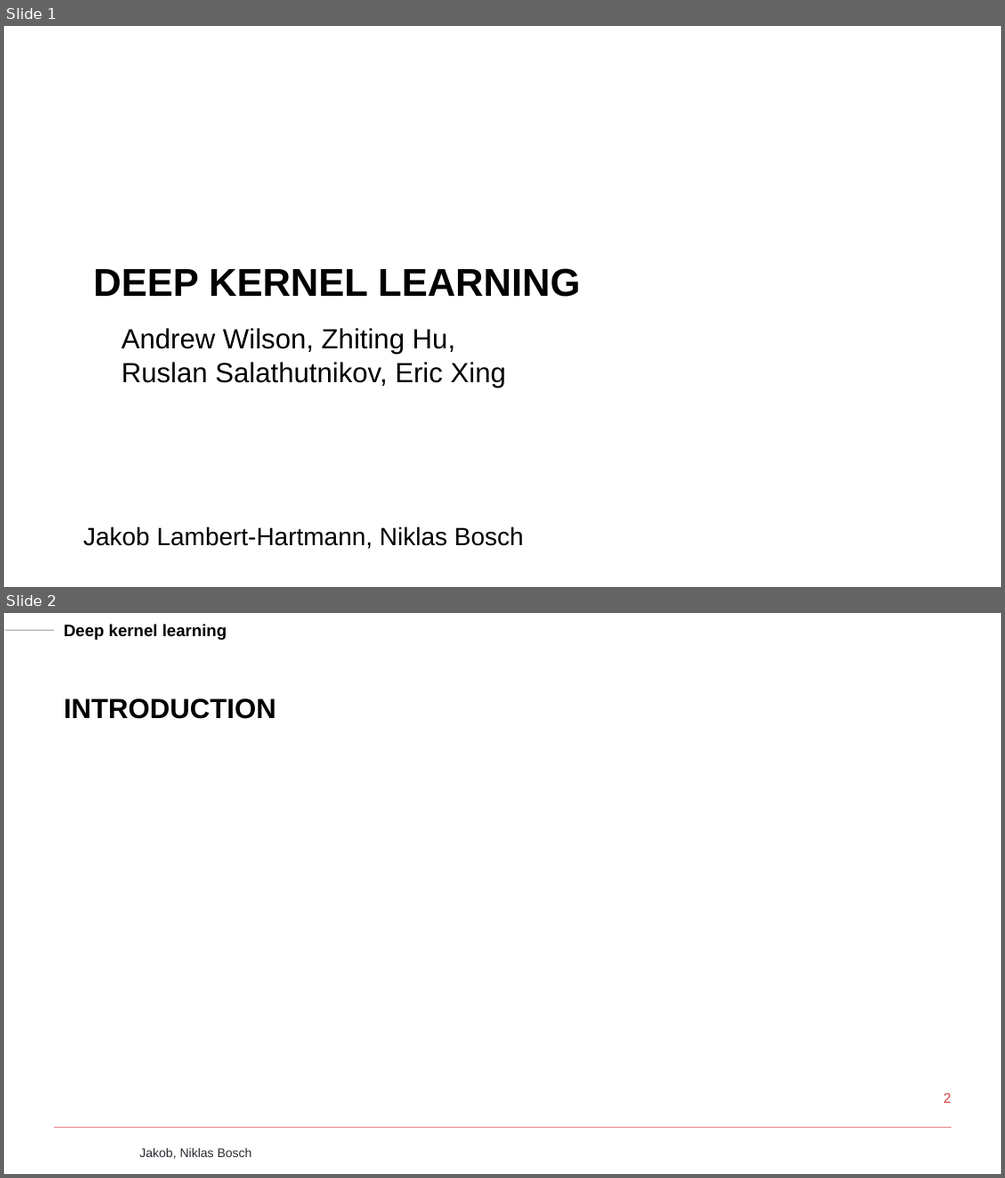
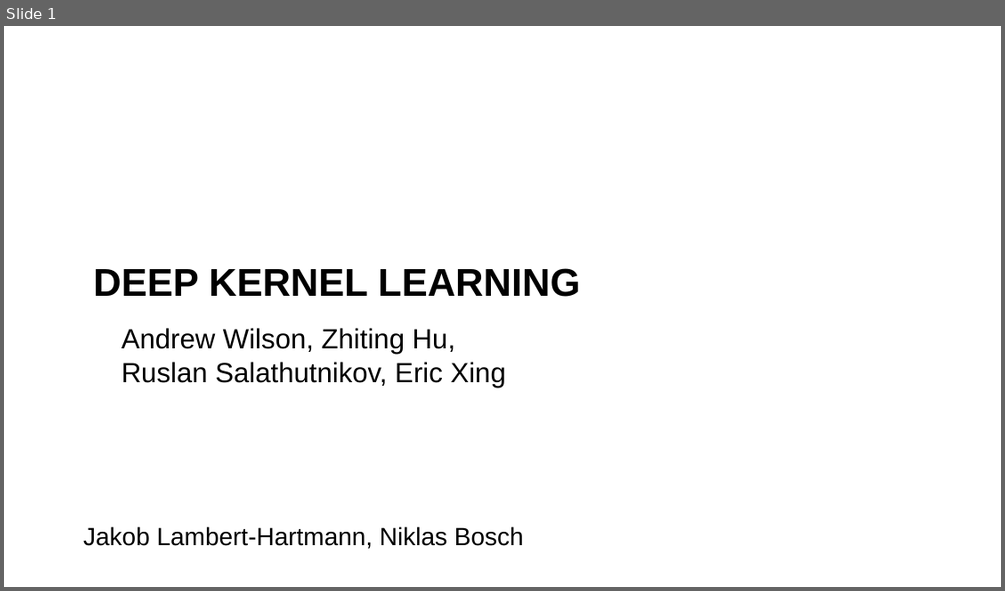
Before and after one commit to Naehrwerte/deep-kernel-learning, a slide deck: slides/jakob-slides.pptx. Shown one above the other, each under a label of ours: slides 1 and 2 before the commit, slide 1 after it. The pictures are 1005x1178 and 1005x591 pixels, drawn with LibreOffice and Linux fonts; fonts in the diff are those of the drawing; background and template pictures are left out. Boxes give left, top, right and bottom in pixels: in the first picture for what was removed or moved away, otherwise in the second. Text is boxed around its words. In the diff, an @@ line names an element or a change of style, - is before the commit and + after.

```diff
--- a/slides/jakob-slides.pptx
+++ b/slides/jakob-slides.pptx
@@ slide 2 removed at bbox=[4, 613, 1001, 1174], background #FFFFFF @@
@@ line removed from (4, 630) to (54, 630) @@
@@ text removed at bbox=[64, 624, 226, 640] @@
-Deep kernel learning
@@ title removed at bbox=[64, 698, 276, 719] @@
-INTRODUCTION
@@ page number removed at bbox=[943, 1093, 951, 1103] @@
-2
@@ line removed from (54, 1127) to (951, 1127) @@
@@ text removed at bbox=[139, 1148, 252, 1159] @@
-Jakob, Niklas Bosch
```
Also in this commit, not shown: 13 slides changed, 5 slides added, 3 other slides removed.
